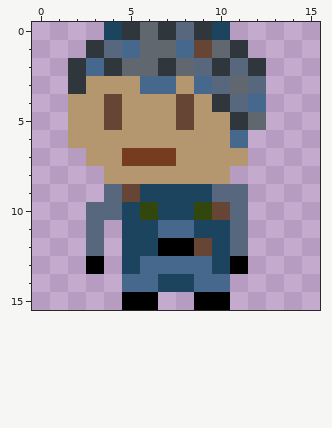
Pixel-art sprite, stored at core/assets/EngineerLeft.png. The first picture shows the starting point.
The file is 16x16 pixels.
After the commit:
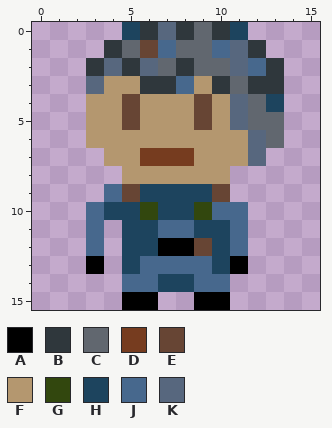
Palette (. is transparent): A #000000  B #2f373c  C #61676f  D #763c1f  E #674534  F #b4976f  G #32470e  H #1d445e  J #47688d  K #57677e
Edits made:
y 0: x 4..11 HBCBKBH. -> .HBKBCBH
y 1: x 3..12 BKJCCJECB. -> .BCEJCCJKB
y 2: x 2..10 BJBCCBCKB -> .BKBKCBCC; x 12..13 B. -> JB
y 3: x 2..3 BF -> .K; x 6..10 JJFJK -> BBJFB; x 12..13 K. -> BB
y 4: x 2 F -> .; x 4..5 EF -> FE; x 8..10 EFB -> FEF; x 12..13 J. -> CH
y 5: x 2 F -> .; x 4..5 EF -> FE; x 8..9 EF -> FE; x 11 B -> K; x 13 . -> C
y 6: x 2 F -> .; x 11..13 J.. -> FKC
y 7: x 3 F -> .; x 5 D -> F; x 8 F -> D; x 12 . -> K
y 8: x 4 F -> .
y 9: x 4 K -> J; x 10..11 KK -> E.
y 10: x 3..4 KK -> JH; x 10..11 EK -> JJ
y 11..12: x 3 K -> J; x 11 K -> J
